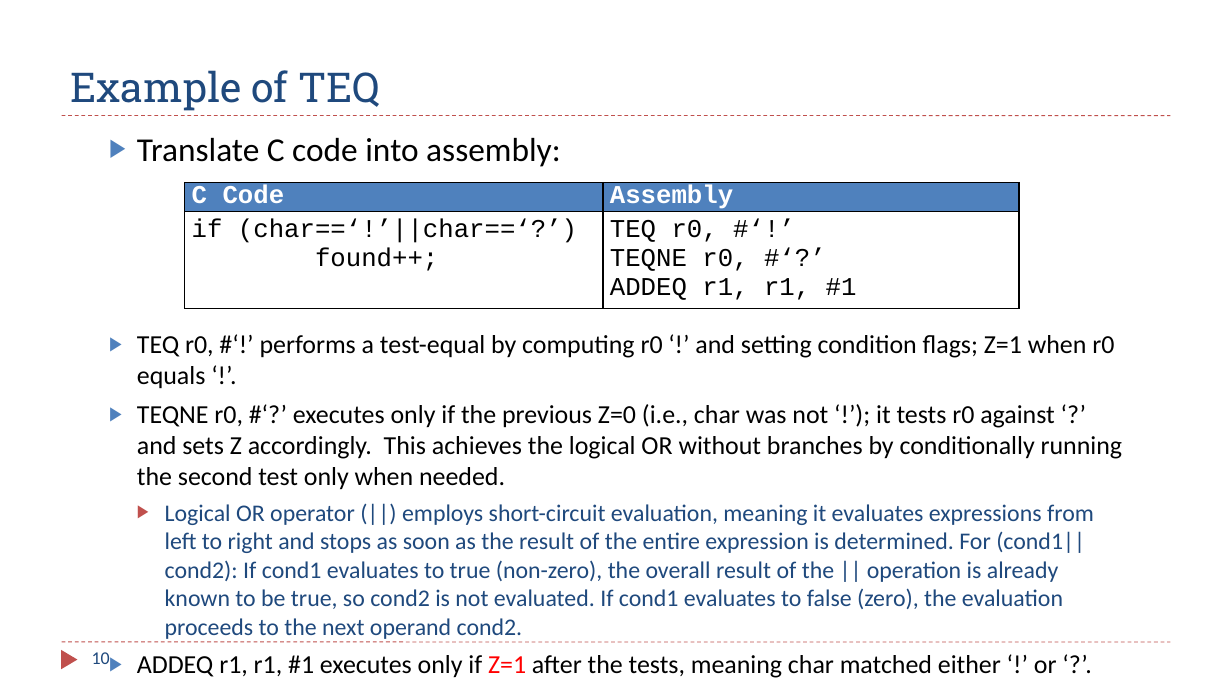
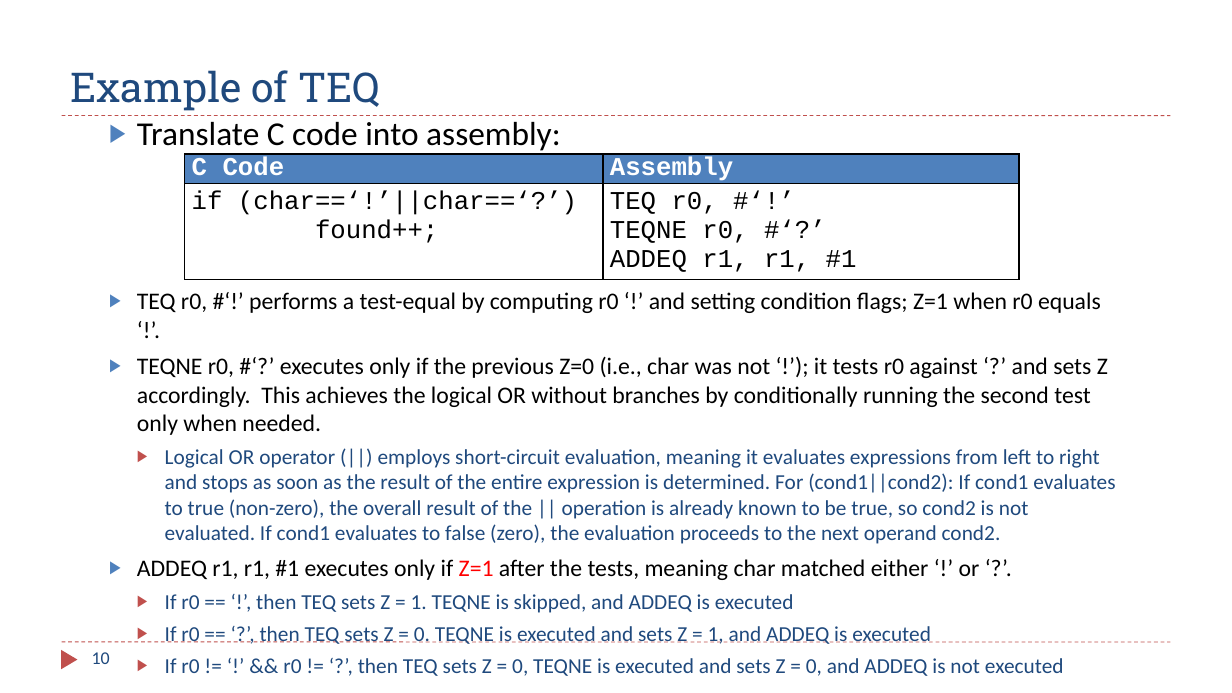
Before and after one commit to guhofstra/CSC111Fa25, a slide deck: slide 10 of PPTs/Ch6_ARM_Control_Flow.pptx. Drawn at 1232x693 pixels with LibreOffice and Linux fonts; fonts in the diff are those of the drawing. Boxes give left, top, right and bottom in pixels: in the first picture for what was removed or moved away, otherwise in the second. Text is boxed around its words. In the diff, an @@ line names an element or a change of style, - is before the commit and + after.

```diff
--- a/PPTs/Ch6_ARM_Control_Flow.pptx
+++ b/PPTs/Ch6_ARM_Control_Flow.pptx
@@ text "Translate C code into assembly:": place and size @@
-text "Translate C code into assembly:" at [137,138,561,167]
+text "Translate C code into assembly:" at [137,122,561,154]
@@ table: place and size @@
-table at [185,183,1019,311]
+table at [185,154,1019,282]
@@ text "TEQ r0, #‘!’ performs a ...": place and size @@
-text "TEQ r0, #‘!’ performs a ..." at [137,335,1123,678]
+text "TEQ r0, #‘!’ performs a ..." at [137,292,1115,676]
@@ text at [137,292,1115,580]: size 20.1 to 18.5 pt in "TEQ r0, #‘!’ performs a test-equal by ...", "TEQNE r0, #‘?’ executes only if the ...", "ADDEQ r1, r1, #1 executes only if ..."; size 18.6 to 16.6 pt in "Logical OR operator (||) employs short-circuit evaluation, ..." @@
@@ text at [165,594,1064,676]: paragraphs added @@
+  ▶ If r0 == ‘!’, then TEQ sets Z = 1. TEQNE is skipped, and ADDEQ is executed
+  ▶ If r0 == ‘?’, then TEQ sets Z = 0. TEQNE is executed and sets Z = 1, and ADDEQ is executed
+  ▶ If r0 != ‘!’ && r0 != ‘?’, then TEQ sets Z = 0, TEQNE is executed and sets Z = 0, and ADDEQ is not executed
```
Also in this commit, not shown: 4 other slides changed, 4 other files.
